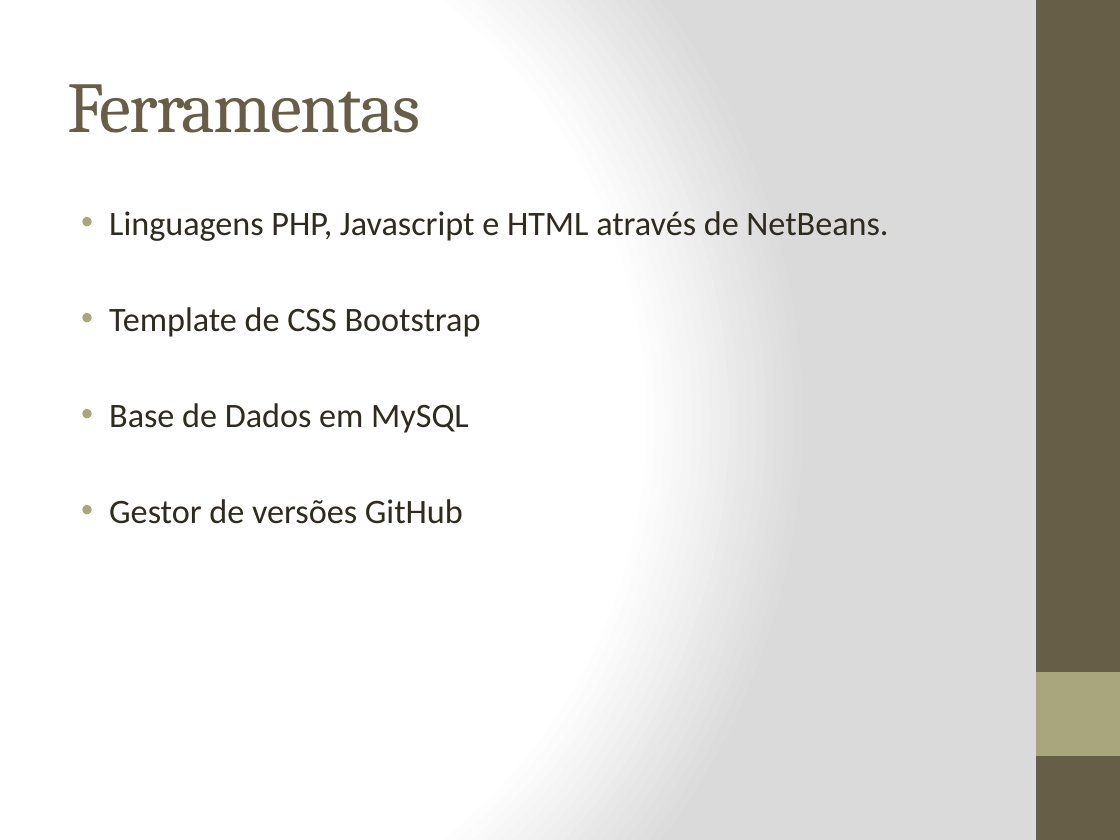
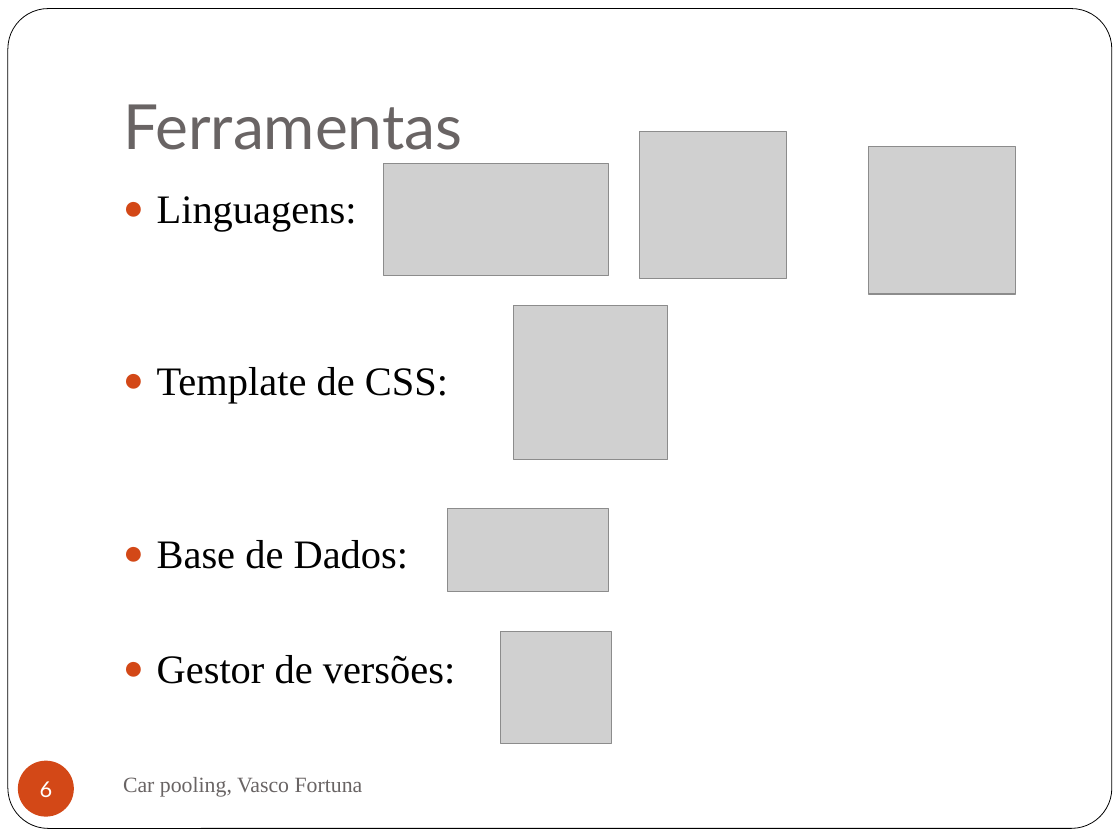
Before and after one commit to Vascomfortuna/Projeto-EI, a slide deck: slide 6 of Apresentação.pptx (slide 7 before the commit). Drawn at 1120x840 pixels with LibreOffice and Linux fonts; fonts in the diff are those of the drawing; grey boxes stand for pictures. Boxes give left, top, right and bottom in pixels: in the first picture for what was removed or moved away, otherwise in the second. Text is boxed around its words. In the diff, an @@ line names an element or a change of style, - is before the commit and + after.

```diff
--- a/Apresentação.pptx
+++ b/Apresentação.pptx
@@ background gradient #FFFFFF to #DADADA to #FFFFFF @@
@@ rounded rectangle added at bbox=[8, 9, 1112, 829], fill #FFFFFF, outline #000000 0.5 pt @@
@@ rectangle removed at bbox=[1036, 0, 1120, 840] @@
@@ title "Ferramentas": place and size @@
-title "Ferramentas" at bbox=[67, 84, 420, 133]
+title "Ferramentas" at bbox=[123, 104, 462, 150]
@@ title "Ferramentas" at bbox=[123, 104, 462, 150]: size 46 to 40 pt, font Cambria to Lato, text colour #675E47 to #696464, letter spacing -1 to 0 pt; vertical alignment middle to bottom @@
@@ picture added at bbox=[640, 131, 786, 278] @@
@@ picture added at bbox=[869, 147, 1016, 293] @@
@@ picture added at bbox=[384, 164, 609, 276] @@
@@ text at bbox=[157, 196, 455, 684]: text changed; size 22 to 26 pt; font Calibri to Times New Roman; text colour #2F2B20 to #000000 @@
-• Linguagens PHP, Javascript e HTML através de NetBeans.
-• Template de CSS Bootstrap
-• Base de Dados em MySQL
-• Gestor de versões GitHub
+● Linguagens:
+● Template de CSS:
+● Base de Dados:
+● Gestor de versões:
@@ picture added at bbox=[514, 306, 668, 460] @@
@@ picture added at bbox=[448, 508, 608, 591] @@
@@ picture added at bbox=[501, 632, 613, 744] @@
@@ rectangle removed at bbox=[1036, 672, 1120, 756] @@
@@ page number added at bbox=[18, 760, 74, 816], fill #D34817, 14 pt, text #FFFFFF @@
+6
@@ text added at bbox=[123, 777, 363, 797], 14 pt, text #696464 @@
+Car pooling, Vasco Fortuna
```
Also in this commit, not shown: 7 other slides changed, 4 slides added, 6 slides removed, 22 other files.
